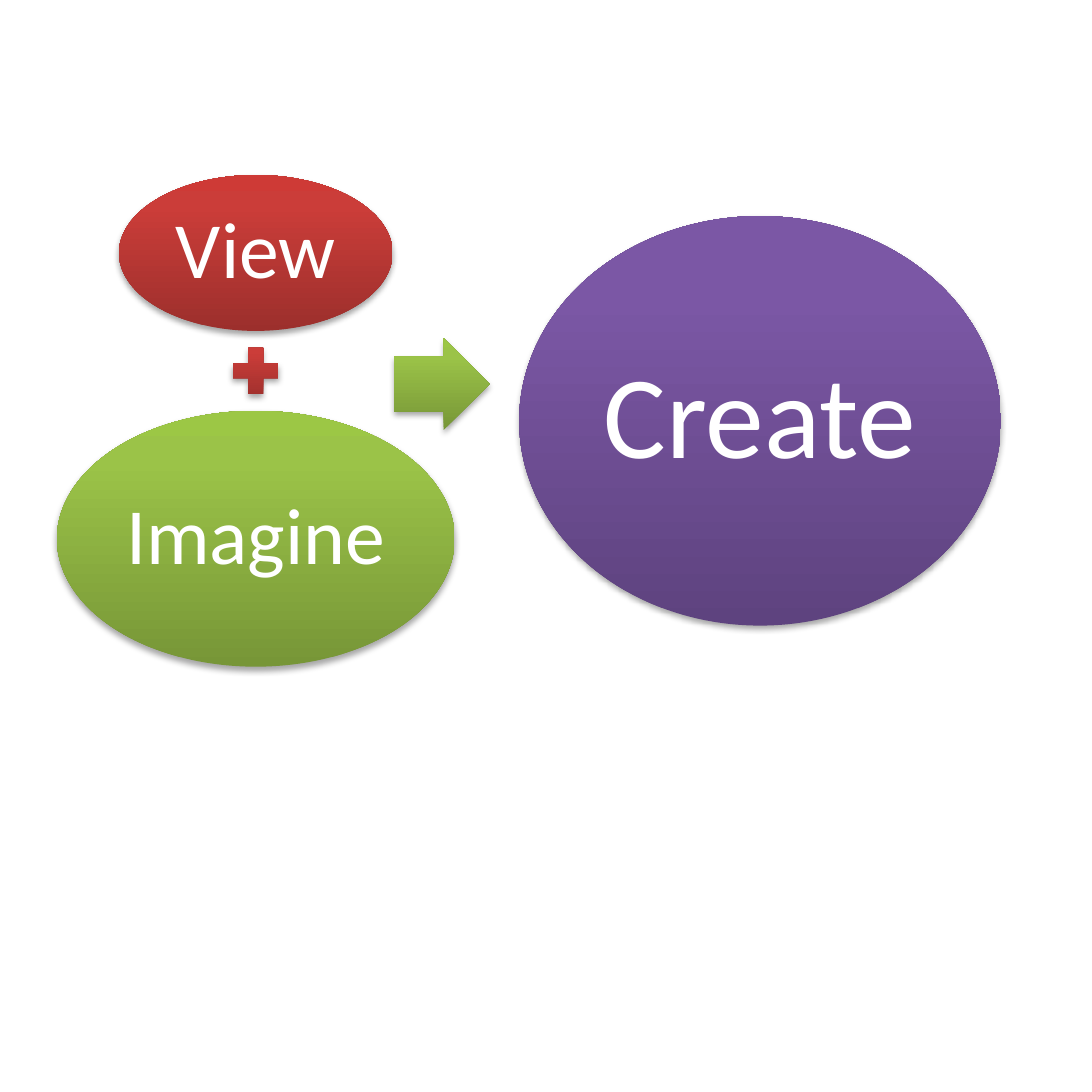
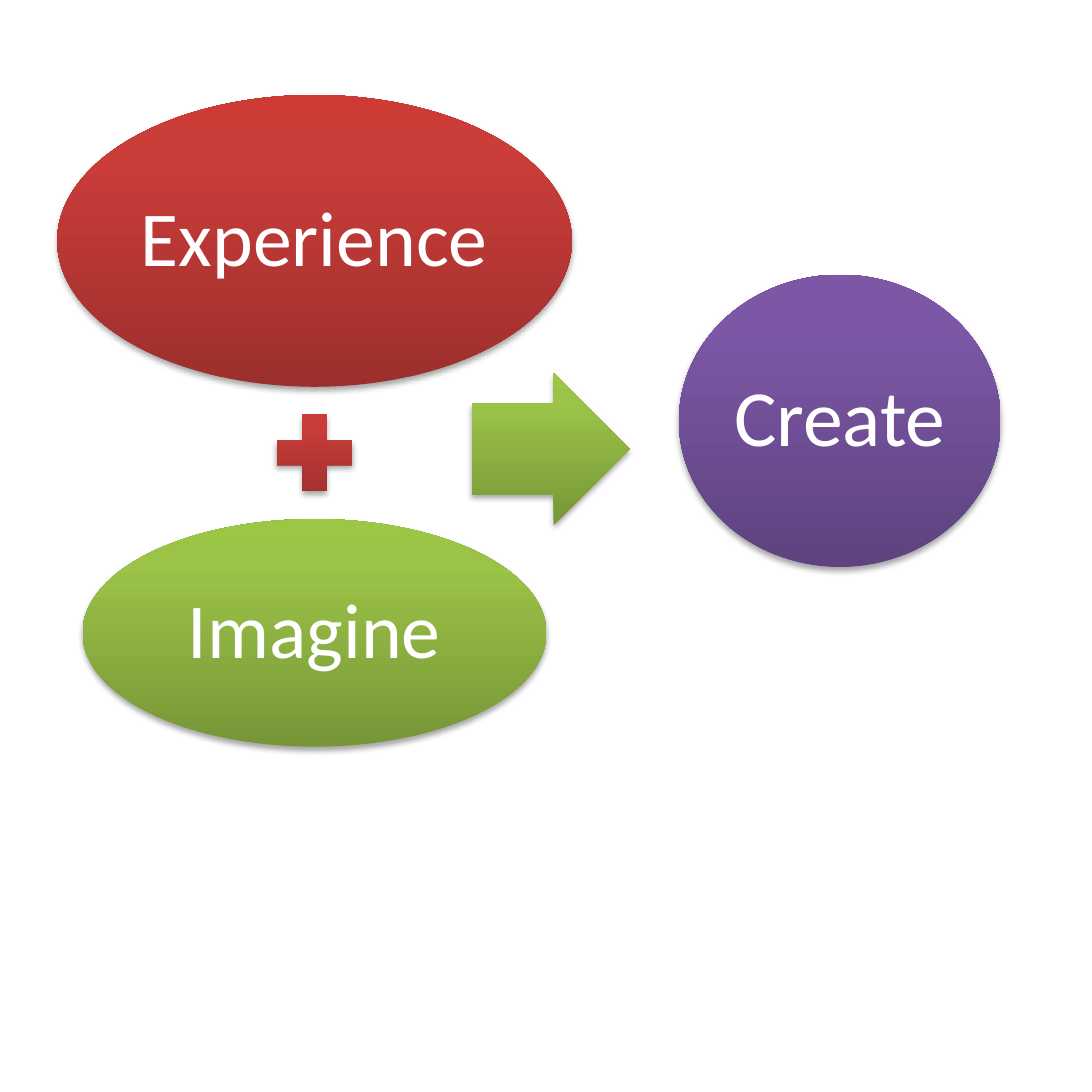
Before and after one commit to cps-sei/dart, a slide deck: slide 2 of images/videos.pptx. Drawn at 1092x1092 pixels with LibreOffice and Linux fonts; fonts in the diff are those of the drawing. Boxes give left, top, right and bottom in pixels: in the first picture for what was removed or moved away, otherwise in the second. Text is boxed around its words. In the diff, an @@ line names an element or a change of style, - is before the commit and + after.

```diff
--- a/images/videos.pptx
+++ b/images/videos.pptx
@@ ellipse: place and size @@
-ellipse at bbox=[119, 175, 393, 330]
+ellipse at bbox=[57, 96, 572, 388]
@@ text added at bbox=[141, 212, 488, 279], 41 pt, text #FFFFFF @@
+Experience
@@ text removed at bbox=[176, 223, 336, 279] @@
-View
@@ ellipse: place and size @@
-ellipse at bbox=[519, 216, 1001, 625]
+ellipse at bbox=[678, 274, 1001, 566]
@@ text "Create": place and size @@
-text "Create" at bbox=[604, 381, 916, 459]
+text "Create" at bbox=[734, 394, 946, 447]
@@ text "Create" at bbox=[734, 394, 946, 447]: size 62 to 42 pt; less space between paragraphs @@
@@ right arrow: place and size @@
-right arrow at bbox=[394, 339, 490, 430]
+right arrow at bbox=[472, 373, 631, 526]
@@ plus sign: place and size @@
-plus sign at bbox=[225, 340, 288, 403]
+plus sign at bbox=[263, 401, 367, 505]
@@ ellipse: place and size @@
-ellipse at bbox=[57, 411, 455, 666]
+ellipse at bbox=[83, 519, 547, 747]
@@ text "Imagine": place and size @@
-text "Imagine" at bbox=[126, 509, 385, 578]
+text "Imagine" at bbox=[188, 604, 441, 672]
@@ text "Imagine" at bbox=[188, 604, 441, 672]: size 42 to 41 pt @@
```
Also in this commit, not shown: 1 other file.
